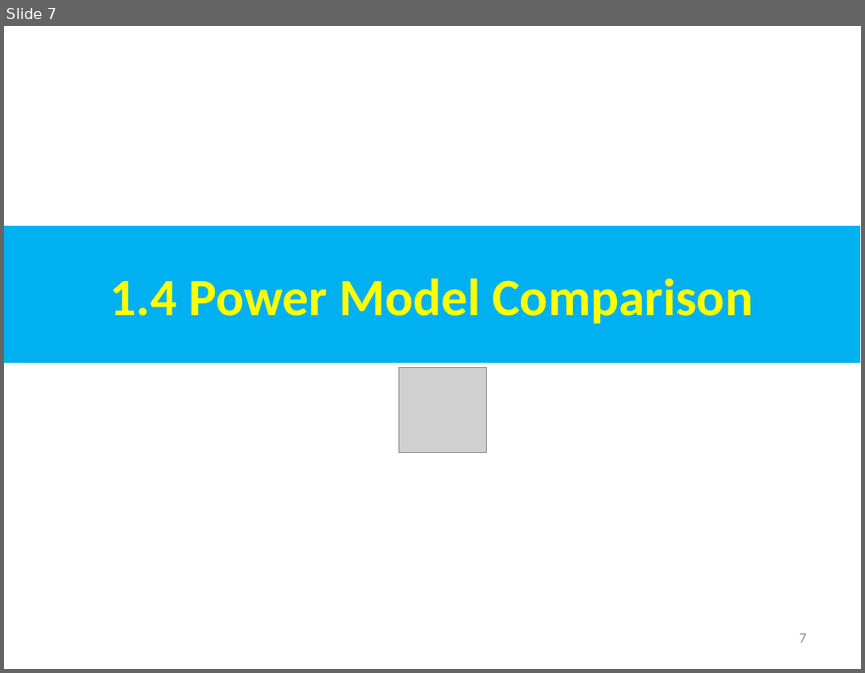
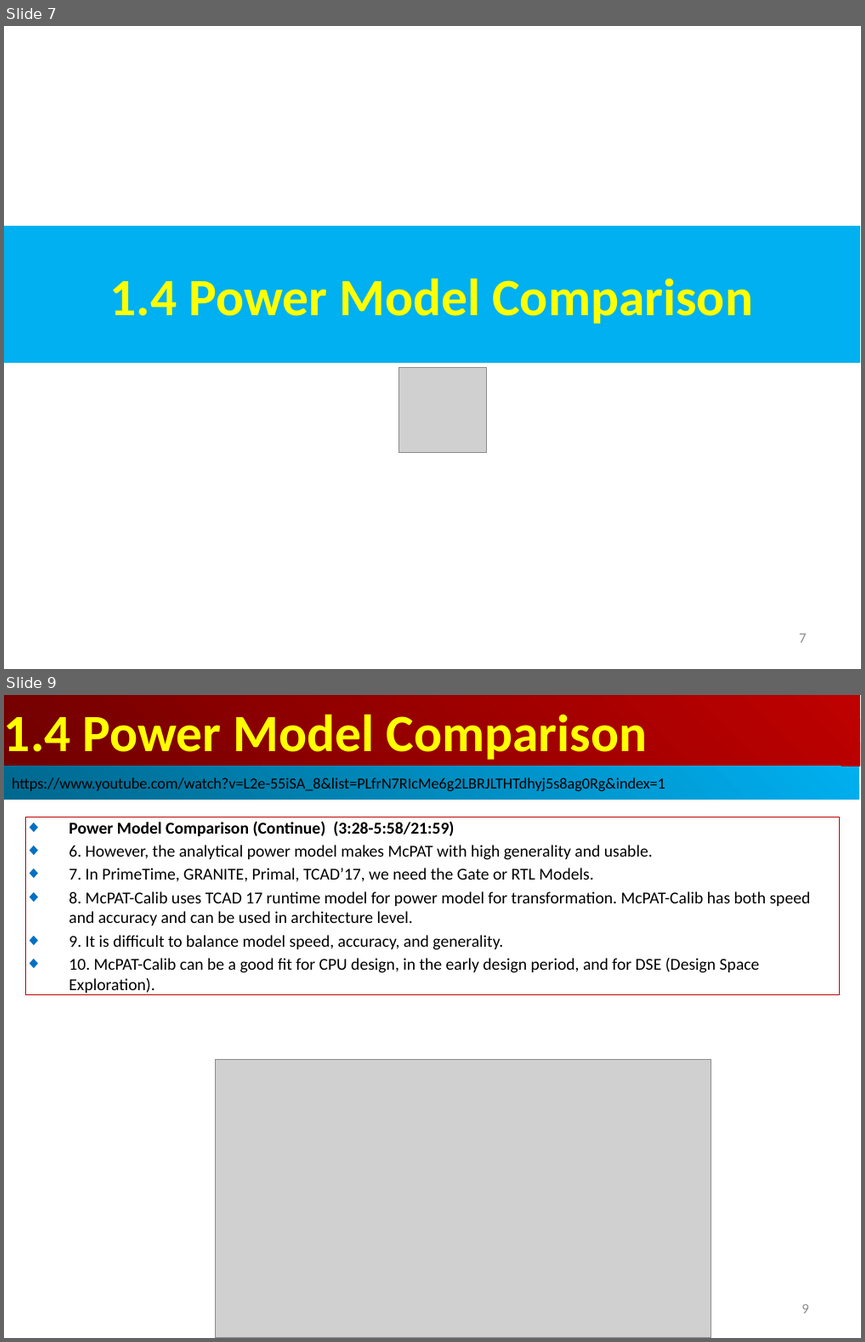
Before and after one commit to peterhchen/AIU_CS800_Chisel, a slide deck: 850_McPAT/000_Video/001.McPAT.ppt. Shown one above the other, each under a label of ours: slide 7 before the commit, slides 7 and 9 after it; the slides between them are not shown. The pictures are 865x673 and 865x1342 pixels, drawn with LibreOffice and Linux fonts; fonts in the diff are those of the drawing; grey boxes stand for pictures. Boxes give left, top, right and bottom in pixels: in the first picture for what was removed or moved away, otherwise in the second. Text is boxed around its words. In the diff, an @@ line names an element or a change of style, - is before the commit and + after.

```diff
--- a/850_McPAT/000_Video/001.McPAT.ppt
+++ b/850_McPAT/000_Video/001.McPAT.ppt
@@ slide 9 added at [4, 695, 861, 1338], background #FFFFFF @@
@@ rectangle added at [4, 695, 860, 766], fill gradient #BF0000 to #710000, 44 pt, text #FFFF00, bold @@
+1.4 Power Model Comparison
@@ rectangle added at [4, 766, 859, 800], fill gradient #00AFEF to #00688E, 13 pt, text #000000 @@
+https://www.youtube.com/watch?v=L2e-55iSA_8&list=PLfrN7RIcMe6g2LBRJLTHTdhyj5s8ag0Rg&index=1
@@ rectangle added at [25, 817, 840, 995], outline #C00000 0.74 pt, 14 pt, text #000000 @@
+◆ Power Model Comparison (Continue) (3:28-5:58/21:59)
+◆ 6. However, the analytical power model makes McPAT with high generality and usable.
+◆ 7. In PrimeTime, GRANITE, Primal, TCAD’17, we need the Gate or RTL Models.
+◆ 8. McPAT-Calib uses TCAD 17 runtime model for power model for transformation. McPAT-Calib has both speed and accuracy and can be used in architecture level.
+◆ 9. It is difficult to balance model speed, accuracy, and generality.
+◆ 10. McPAT-Calib can be a good fit for CPU design, in the early design period, and for DSE (Design Space Exploration).
@@ picture added at [215, 1059, 711, 1338] @@
@@ page number added at [801, 1304, 808, 1313], 12 pt, text #8B8B8B @@
+9
```
Also in this commit, not shown: 3 slides changed, 3 other slides added.
